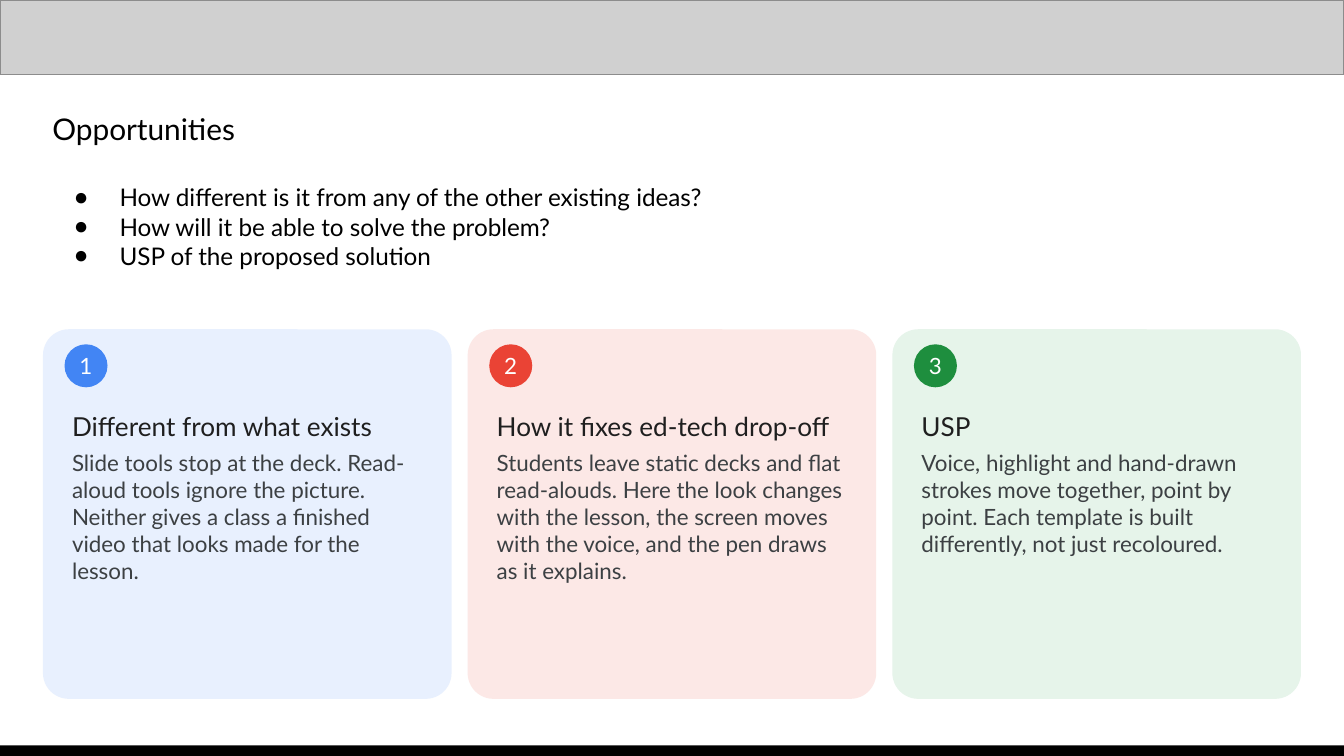
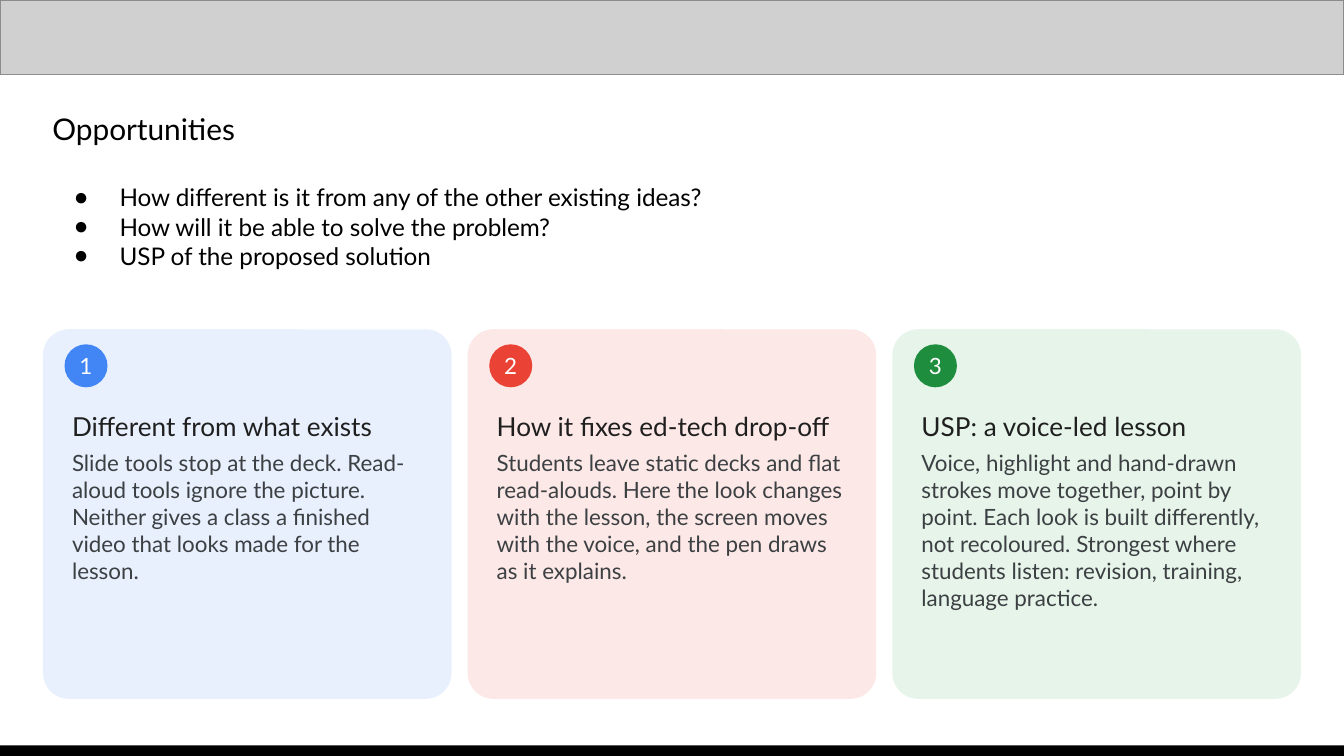
Before and after one commit to saitej123/Gemini-Multimodal-Studio, a slide deck: slide 4 of Template/Out/Multimodal Studio - AI Builder Cup.pptx. Drawn at 1344x756 pixels with LibreOffice and Linux fonts; fonts in the diff are those of the drawing; grey boxes stand for pictures. Boxes give left, top, right and bottom in pixels: in the first picture for what was removed or moved away, otherwise in the second. Text is boxed around its words. In the diff, an @@ line names an element or a change of style, - is before the commit and + after.

```diff
--- a/Template/Out/Multimodal Studio - AI Builder Cup.pptx
+++ b/Template/Out/Multimodal Studio - AI Builder Cup.pptx
@@ text in rounded rectangle at [921, 416, 1259, 610]: text changed @@
-USP
-Voice, highlight and hand-drawn strokes move together, point by point. Each template is built differently, not just recoloured.
+USP: a voice-led lesson
+Voice, highlight and hand-drawn strokes move together, point by point. Each look is built differently, not recoloured. Strongest where students listen: revision, training, language practice.
```
Also in this commit, not shown: 3 other slides changed, 3 slides added, 2 slides removed, 2 other files.
